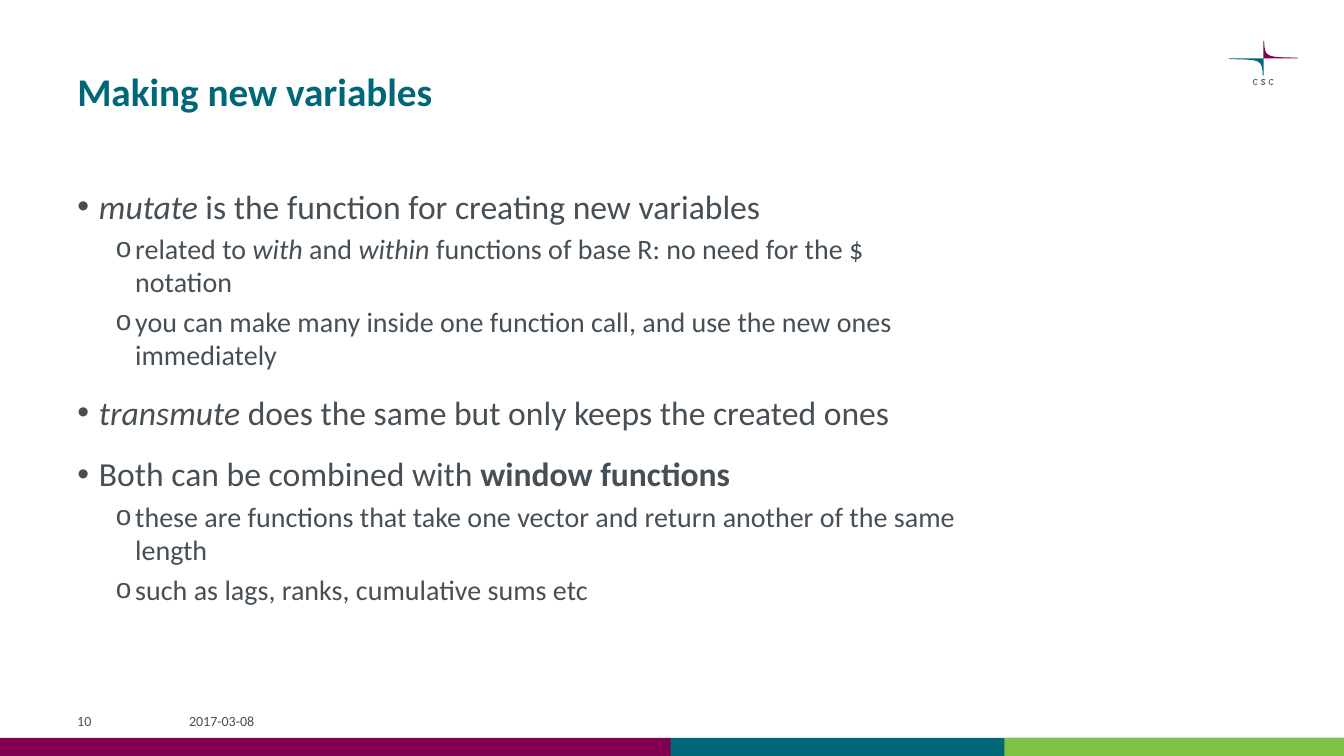
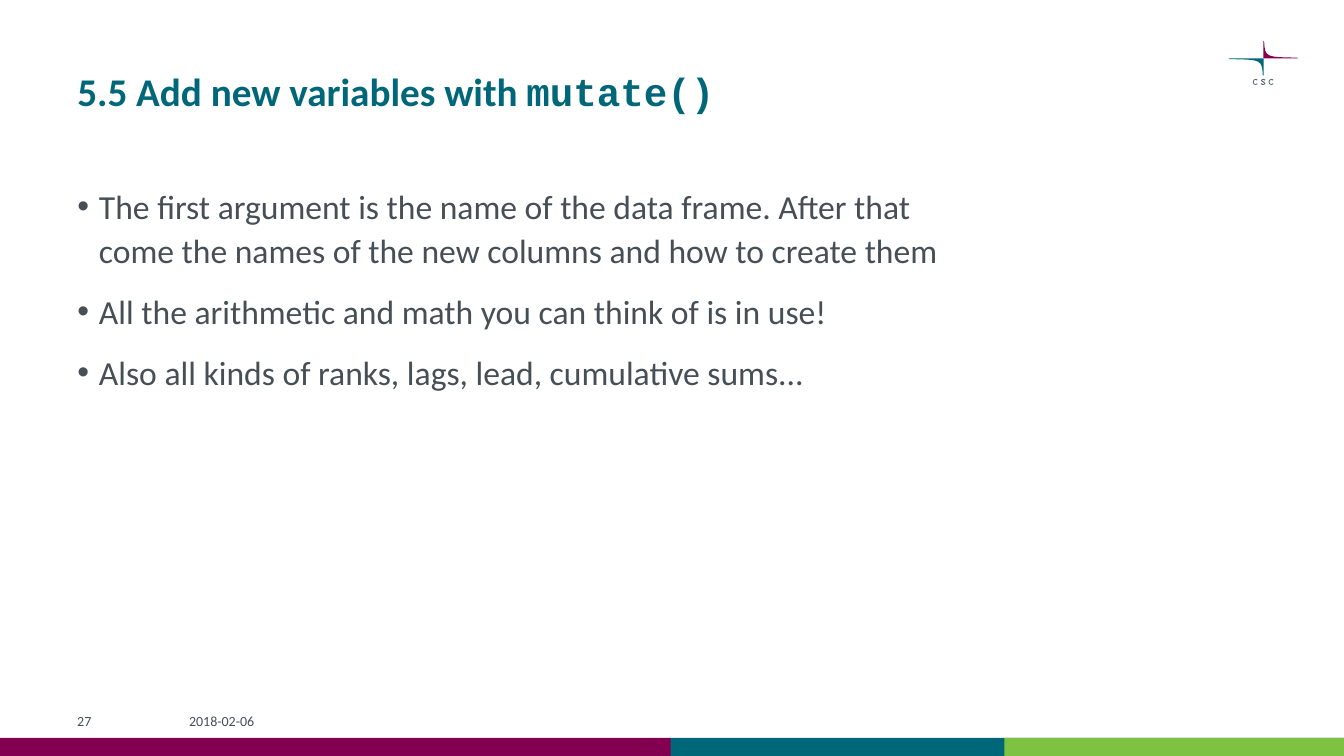
Before and after one commit to csc-training/wrangling-with-R, a slide deck: slide 27 of wrangling_with_r.pptx (slide 10 before the commit). Drawn at 1344x756 pixels with LibreOffice and Linux fonts; fonts in the diff are those of the drawing. Boxes give left, top, right and bottom in pixels: in the first picture for what was removed or moved away, otherwise in the second. Text is boxed around its words. In the diff, an @@ line names an element or a change of style, - is before the commit and + after.

```diff
--- a/wrangling_with_r.pptx
+++ b/wrangling_with_r.pptx
@@ title at box(77, 77, 714, 114): text changed @@
-Making new variables
+5.5 Add new variables with mutate()
@@ text at box(99, 195, 937, 391): text changed; size 20 to 24 pt @@
-• mutate is the function for creating new variables
-  o related to with and within functions of base R: no need for the $ notation
-  o you can make many inside one function call, and use the new ones immediately
-• transmute does the same but only keeps the created ones
-• Both can be combined with window functions
-  o these are functions that take one vector and return another of the same length
-  o such as lags, ranks, cumulative sums etc
+• The first argument is the name of the data frame. After that come the names of the new columns and how to create them
+• All the arithmetic and math you can think of is in use!
+• Also all kinds of ranks, lags, lead, cumulative sums...
@@ page number at box(77, 717, 91, 726): text changed @@
-10
+27
@@ text at box(189, 716, 254, 726): text changed @@
-2017-03-08
+2018-02-06
```
Also in this commit, not shown: 12 other slides changed, 21 slides added, 1 slide removed, 6 other files.
